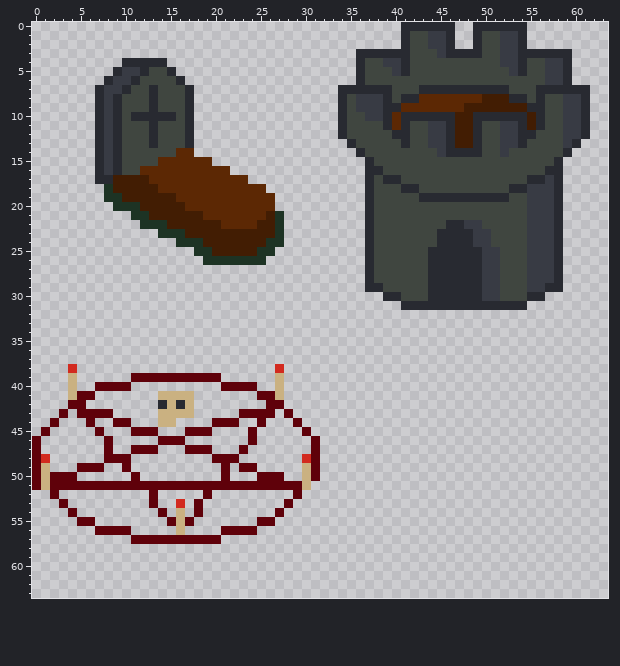
A pixel-art sprite gets an edit: src/engine/assets/objects/spawners.png. Above, as it was before the edit.
The file is 128x128 pixels, drawn in blocks of 2x2; one block is one cell here.
Now the later version:
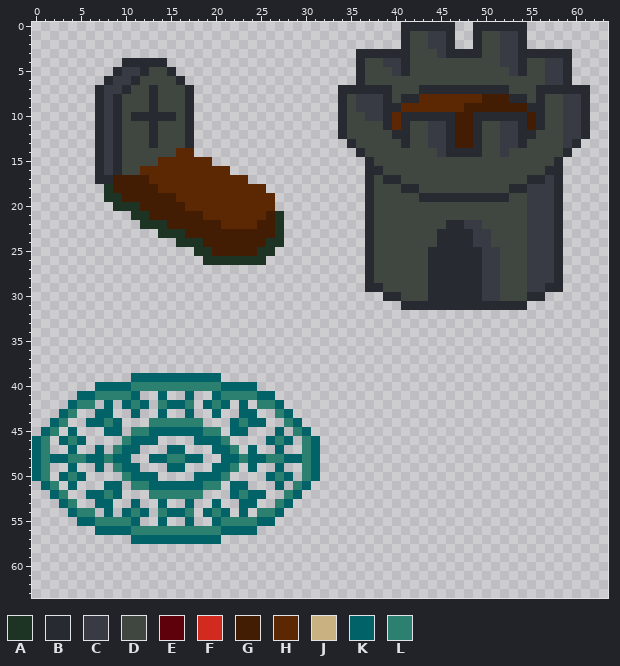
Palette (. is transparent): A #1d3324  B #282a31  C #383b44  D #404640  E #5f010a  F #d22a1f  G #421d03  H #5c2804  J #cab181  K #016367  L #2c806f
Message: Заменяет текстуру точки спавна сундуков
Change:
Changed rows in their new state; - is an unchanged pixel.
first column x 0:
38 ----.----------------------.----
39 ----.------KKKKKKKKKK------.----
40 ----.--KKKKLLLLLLLLLLKKKK--.----
41 ----.KKLLLLK--K..K--KLLLLKK.----
42 ----KLL-K-KLK-LKKL-KLK-K-LLK----
43 ---KL..KK--K--K..K--K--KK..LK---
44 --KL--KKLK.--LLLLLL-..KLKK--LK--
45 -KL-K--.KK-LLKKKKKKLL-KK.--K-LK-
46 KL-KLK--.-LKKK...-KKKL--.-KLK-LK
47 KL--K--K.LKK..-KK...KKL.K--K--LK
48 KLKKLLKKLKK--KKLLKK-.KKLKKLLKKLK
49 KL--K..K-LKK---KK---KKL.K--K--LK
50 KL.KLK----LKKK----KKKL---.KLK-LK
51 .KL.K...KK.LLKKKKKKLL.KK...K.LK-
52 --KL--KKLK---LLLLLL.--KLKK--LK--
53 ---KL--KK--K-.K-.K.-K--KK--LK---
54 ----KLL-K-KLK-LKKL.KLK-K-LLK----
55 -----KKLLLLK--K..K--KLLLLKK-----
56 -------KKKKLLLLLLLLLLKKKK-------
57 -----------KKKKKKKKKK-----------
Where, in picture pixels (left, top, right, bottom), the same in both pictures:
changed: (32, 364, 320, 544)
